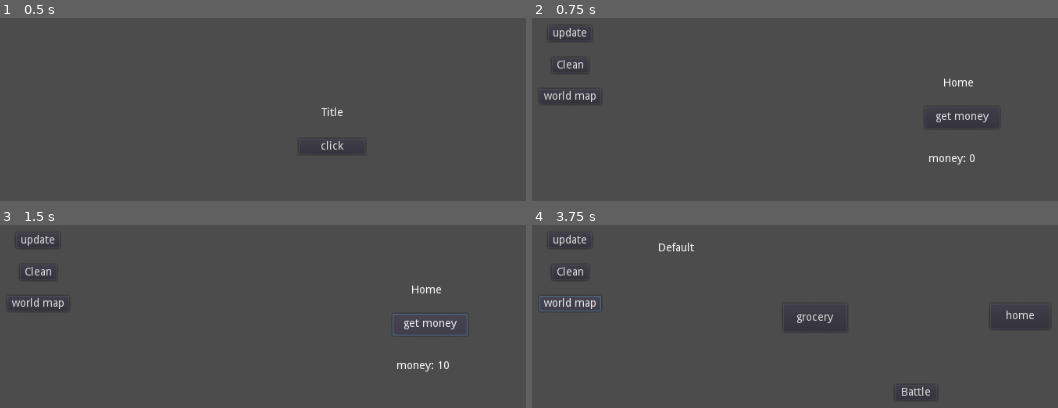
Above: before the commit, frames 1-4 (two rows, left to right).
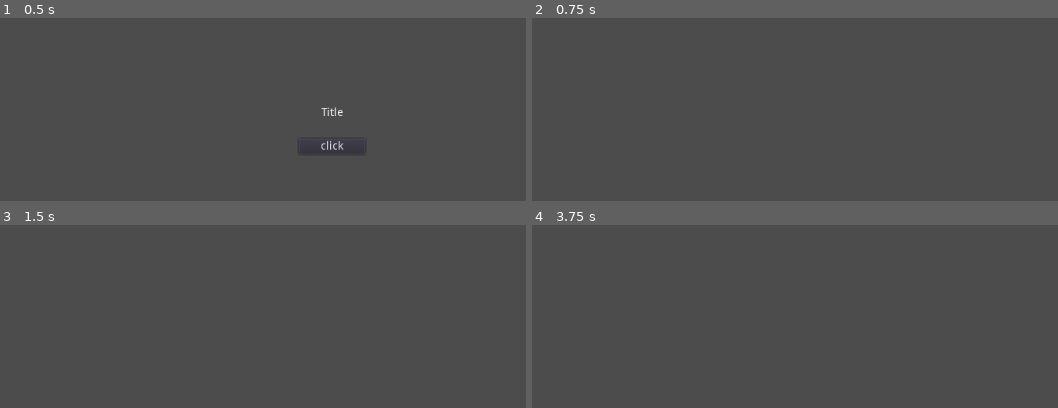
Above: after the commit, the same moments.

Repository: digestearth/adventure_game
Game: Godot game, scene res://title_screen/title_screen.tscn
The game is run twice, just before and just after one commit, with the same random seed, the same clock (stepped at 60 frames per second) and the same inputs.
Inputs (mouse positions are in pixels of both pictures, inside the frame that each line leads up to):
- Up to frame 1 (0.5 s): no input
- Up to frame 2 (0.75 s): click "click" at 0.5 s
- Up to frame 3 (1.5 s): click (431, 323) at 1.25 s, where only the run before the commit has a clickable "get money"
- Up to frame 4 (3.75 s): click (568, 239) at 2 s, where only the run before the commit has a clickable "update"; click (568, 272) at 2.75 s, where only the run before the commit has a clickable "Clean"; click (568, 303) at 3.5 s, where only the run before the commit has a clickable "world map"

Frame 1 is identical in both runs. In frame 2, 1.1% of the frame differs, in the area x 2-87%, y 5-81%; in frame 3, 1.4%; in frame 4, 1.4%, in the area x 1-98%, y 5-96%.
Error after the commit: Attempt to call function 'instance' in base 'null instance' on a null instance. (res://State.gd:27)

Commit message:
battle ui update

Diff:
--- a/game.tscn
+++ b/game.tscn
@@ -1,6 +1,6 @@
 [gd_scene load_steps=3 format=2]
 
-[ext_resource path="res://State.gd" type="Script" id=1]
+[ext_resource path="res://entities/human/State.gd" type="Script" id=1]
 [ext_resource path="res://ui_control/user_interface.tscn" type="PackedScene" id=2]
 
 [node name="game" type="Node2D"]
